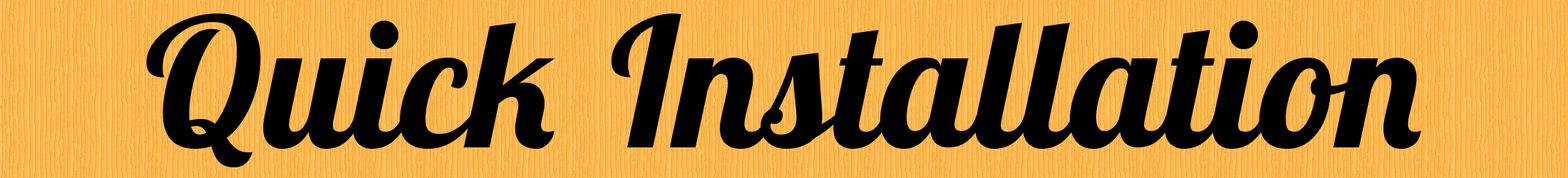
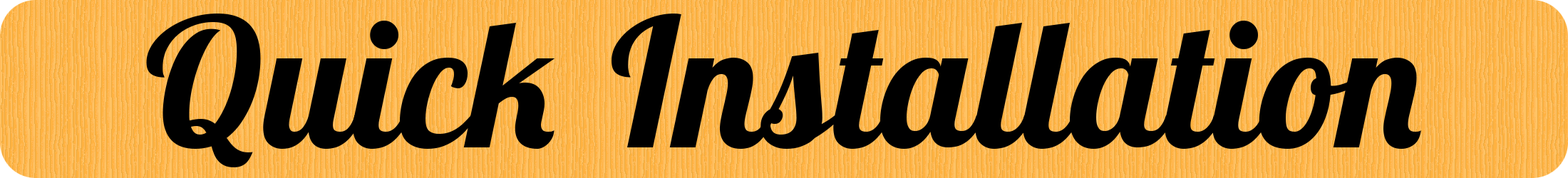
Comparing the layer stacks of the two w=1568, h=178 images. Changes:
painted on "Background" over bbox(0, 0, 1568, 178)
